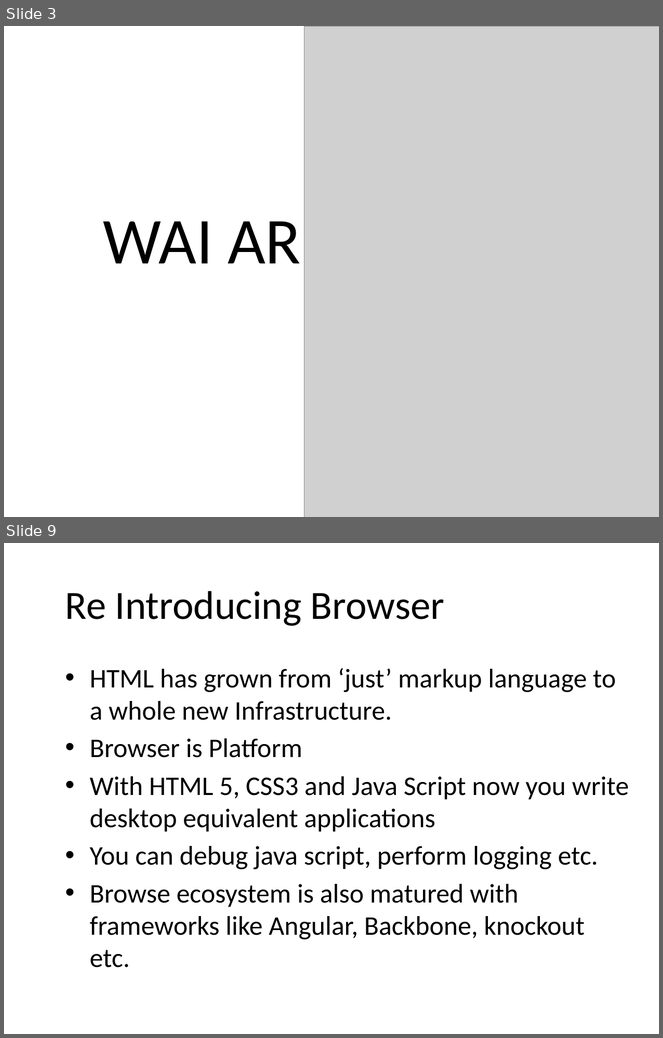
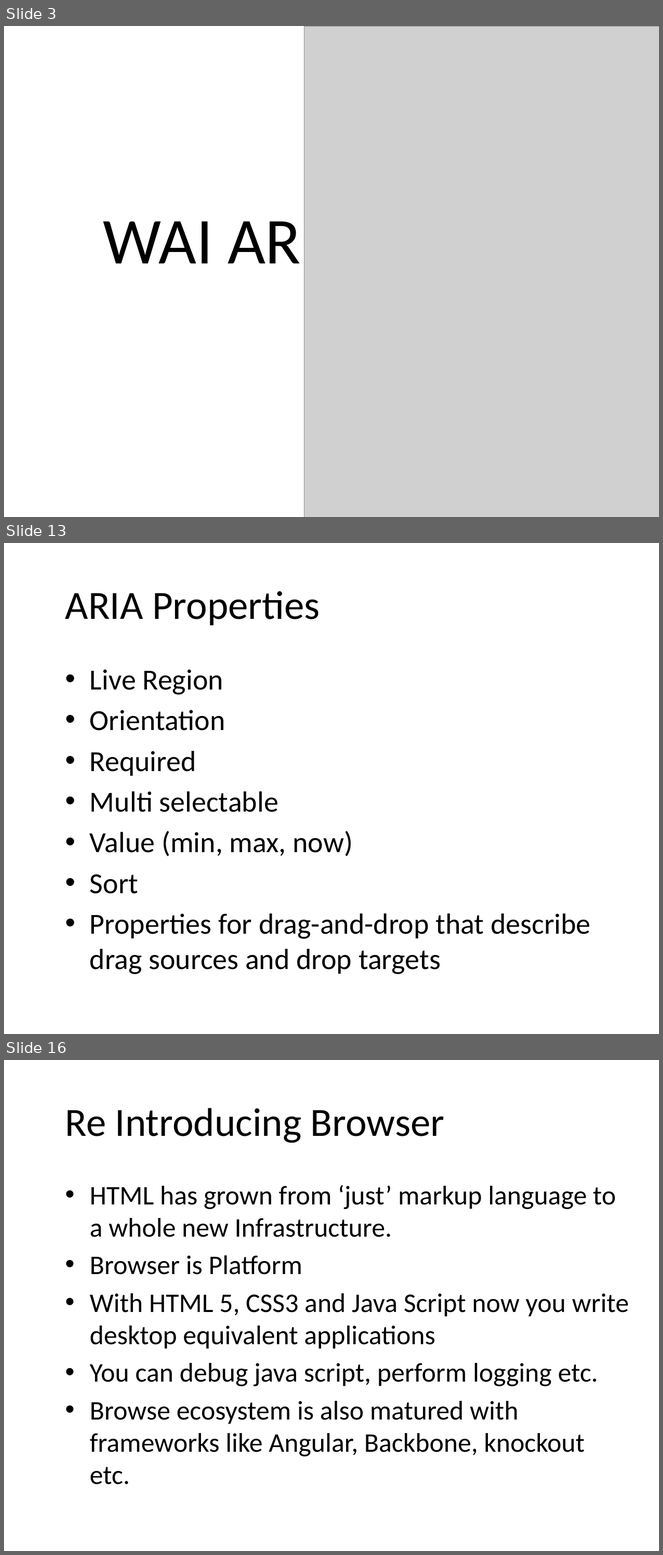
Before and after one commit to punchouty/accessibility, a slide deck: ppt/aria.pptx. Shown one above the other, each under a label of ours: slides 3 and 9 before the commit, slides 3, 13 and 16 after it; the slides between them are not shown. The pictures are 663x1038 and 663x1555 pixels, drawn with LibreOffice and Linux fonts; fonts in the diff are those of the drawing; grey boxes stand for pictures; background and template pictures are left out. Boxes give left, top, right and bottom in pixels: in the first picture for what was removed or moved away, otherwise in the second. Text is boxed around its words. In the diff, an @@ line names an element or a change of style, - is before the commit and + after.

Commit message:
Minor modification in ARIA ppt

```diff
--- a/ppt/aria.pptx
+++ b/ppt/aria.pptx
@@ slide 13 added at (4, 543, 659, 1034), background picture (left out) @@
@@ title added at (65, 591, 320, 626), 44 pt, text #000000 @@
+ARIA Properties
@@ text added at (90, 669, 591, 975), 32 pt, text #000000 @@
+• Live Region
+• Orientation
+• Required
+• Multi selectable
+• Value (min, max, now)
+• Sort
+• Properties for drag-and-drop that describe drag sources and drop targets
@@ what was slide 9 is now slide 16 @@
```
Also in this commit, not shown: 5 slides changed, 6 other slides added, 3 other files.
